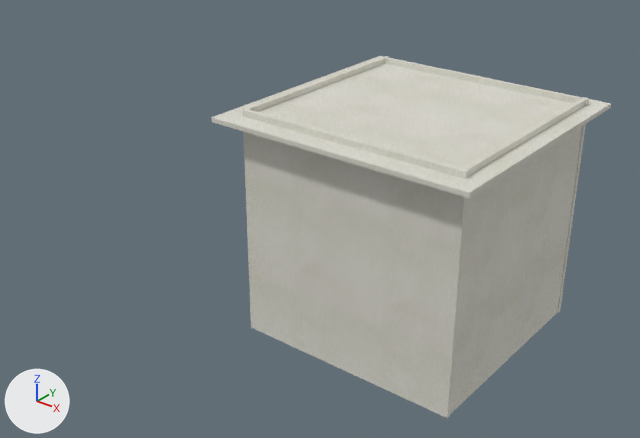
Two versions of the FBX model GameTemplate/Game/Assets/modelData/ground/ground1.FBX, one commit apart.
Both versions are drawn from a 50 mm camera at (46.7, -74.5, 42.1) aimed at (-12.6, -0.5, -3.8). Lighting does not change. The marker at lower left points along +X, +Y and +Z. Where no turn or scale is listed for an object, it has been applied to the vertices.

Script lines for the objects in view, before the commit:
```python
me_mesh_003 = bpy.data.meshes.new('Mesh.003')
me_mesh_003.from_pydata(...)  # a box spanning x -12.9..12.9, y -0.5..0.0, z -13.0..13.0
me_mesh_003.materials.append(mat_material__26)  # picture img_concwhit_jpg
me_mesh_004 = bpy.data.meshes.new('Mesh.004')
me_mesh_004.from_pydata(...)  # a box spanning x -12.9..12.9, y -0.5..0.0, z -13.0..13.0
me_mesh_004.materials.append(mat_material__26)  # picture img_concwhit_jpg
me_mesh_005 = bpy.data.meshes.new('Mesh.005')
me_mesh_005.from_pydata(...)  # a box spanning x -14.8..14.8, y -14.7..14.7, z 0.0..0.5
me_mesh_005.materials.append(mat_material__26)  # picture img_concwhit_jpg
ob_box004 = bpy.data.objects.new('Box004', me_mesh_003)
ob_box004.location = (0.1, 12.5, 0.0)
ob_box005 = bpy.data.objects.new('Box005', me_mesh_004)
ob_box005.location = (0.1, -12.2, 0.0)
ob_box006 = bpy.data.objects.new('Box006', me_mesh_005)
ob_box006.location = (-0.1, -0.3, 11.8)
# also in view: 'Box003' at (-12.7, 0.2, 0.0); 'Box002' at (12.7, 0.2, 0.0)
```
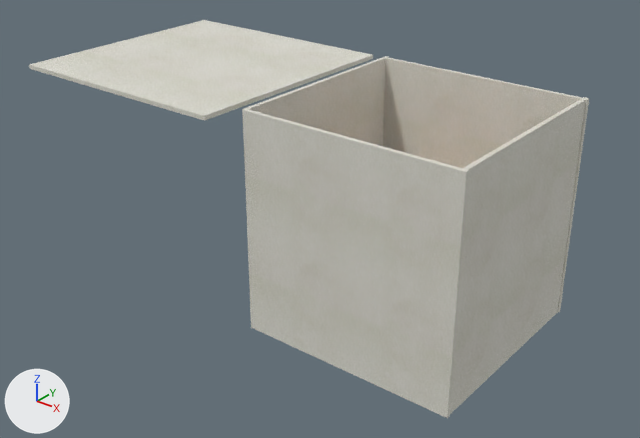
Changed parts and their boxes (x1, y1, x2, y2) in the pictures (640 x 438 px):
'Box006', moved: before (212, 56, 611, 198); after (29, 20, 373, 121)
'Box004', unchanged, uncovered by the edit: before (384, 57, 589, 313); after (383, 57, 589, 313)
'Box003', unchanged, uncovered by the edit: before (243, 56, 387, 112); after (243, 56, 387, 146)

What the commit changed:
Object 'Box006' (ob_box006) moves from (-0.1, -0.3, 11.8) to (-30.7, -0.4, 11.8).
